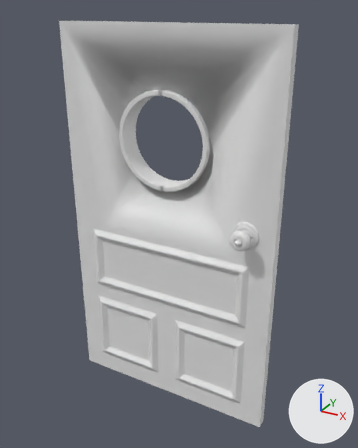
A saved change to the FBX model Assets/Models/Environment/ExitDoor.fbx.
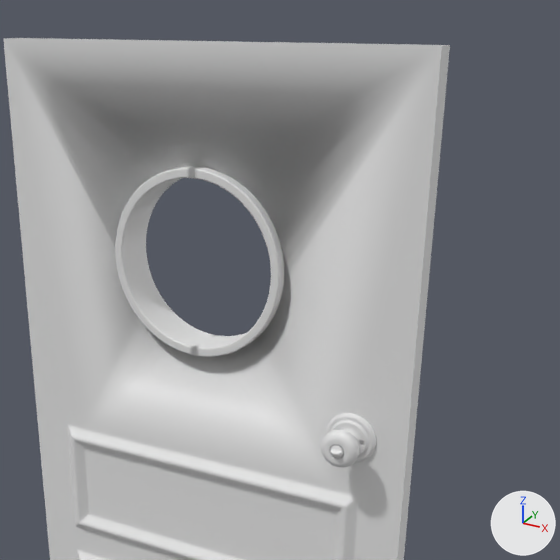
There are two pictures of each version: one whole from a camera (50 mm lens) standing at (0.0405, -0.0696, 0.0722) and looking at (0.0013, 0.0016, 0.0367), one close up on the part from 16% to 100% of the width and 0% to 67% of the height. Arrows for +X, +Y and +Z are at lower right; the lights stay in place. Where no turn or scale is listed for an object, it has been applied to the vertices.

In view in the first close-up: '20284_Circular_door_knob_w_turn_lock_v1', 'Plane'.
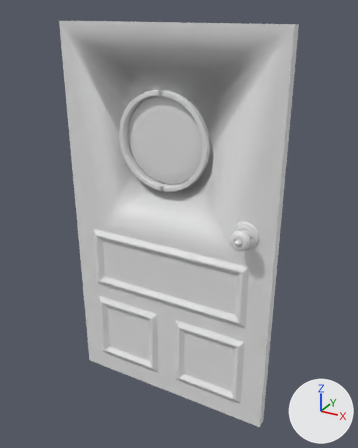
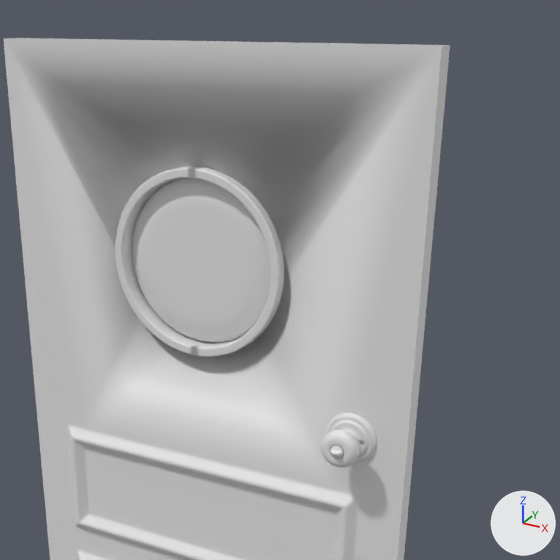
Where the newer file only moved an object's origin or applied its transform, the numbers keep the older frame.

Pixel boxes (x1, y1, x2, y2) of what changed, in the close-ups (560 x 560 px):
'Cylinder', added: after (133, 178, 271, 343)

What the commit changed:
Mesh me_cylinder_001 is new.
It has 1218 vertices, 1216 faces and spans x -0.00743..0.00743, y -0.00125..0.00125, z 0.04457..0.05943.
Object 'Cylinder' (ob_cylinder) is new; it shows me_cylinder_001.
Its location is (0.0, 0.0, 0.0).
